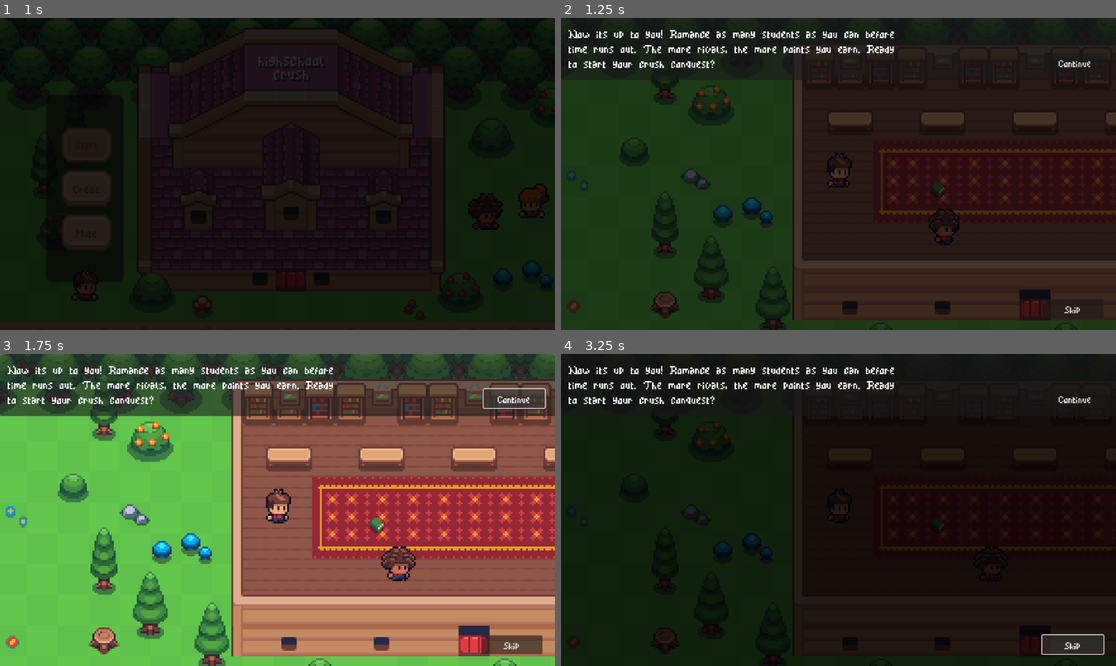
Above: before the commit, frames 1-4 (two rows, left to right).
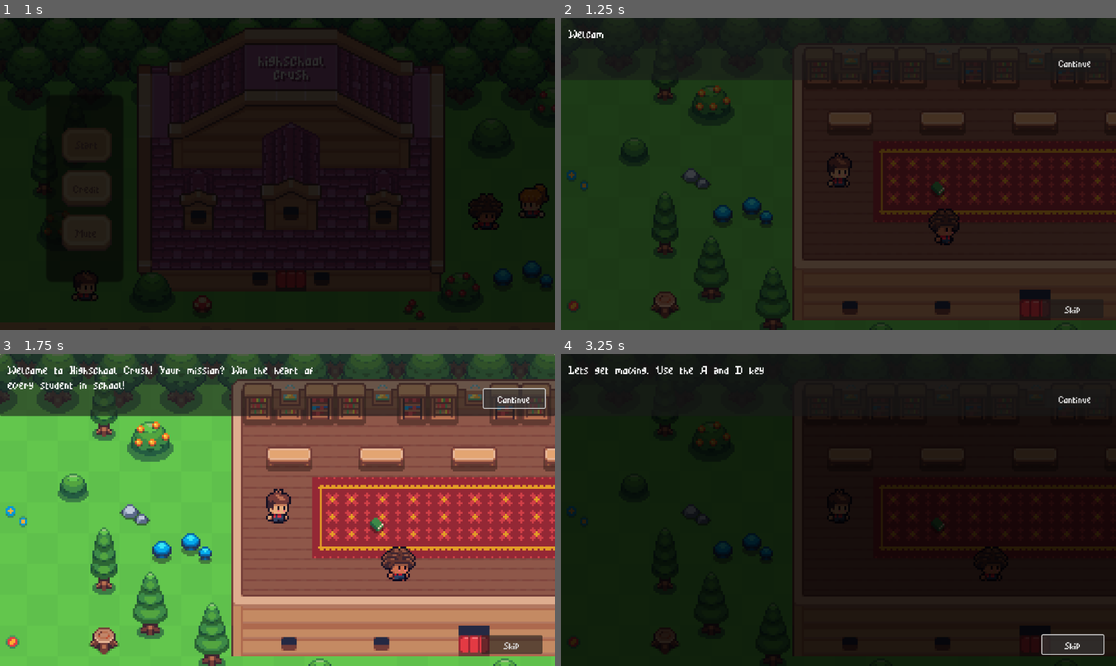
Above: after the commit, the same moments.

Repository: orgniani/highschoolcrush_clicker_2025
Game: Godot game, scene res://scenes/menu_scene.tscn
Two runs of this game, one before a commit and one after it. Both use one fixed random seed, a clock stepped at 60 frames per second and the inputs below.
Inputs:
- Up to frame 1 (1 s): click "Start" at 0.5 s
- Up to frame 2 (1.25 s): no input
- Up to frame 3 (1.75 s): click "Continue" at 1.25 s
- Up to frame 4 (3.25 s): click "Continue" at 2 s; click "Skip" at 2.75 s

Frame 1 is identical in both runs. In frame 2, 1.6% of the frame differs, in the area x 1-61%, y 3-17%; in frame 3, 1.8%; in frame 4, 1.8%.

Commit message:
fix tutorial bug

Diff:
--- a/objects/managers/game_manager.tscn
+++ b/objects/managers/game_manager.tscn
@@ -4,7 +4,7 @@
 
 [node name="GameManager" type="Node" node_paths=PackedStringArray("timer")]
 script = ExtResource("1_hn526")
-total_lovers = 45
+total_lovers = 50
 time_limit = 600.0
 timer = NodePath("Timer")
 metadata/_custom_type_script = "uid://dsk3j1p72jrer"
--- a/scripts/scenes/tutorial_scene.gd
+++ b/scripts/scenes/tutorial_scene.gd
@@ -34,7 +34,7 @@
 		for lover in lovers:
 			if not lover.has_method("get"):
 				continue
-			var id = lover.get("lover_id")
+			var id = lover.get("_lover_id")
 			if id == "" or not LoverStateTracker._lover_states.has(id):
 				all_ready = false
 				break
@@ -47,7 +47,7 @@
 func _register_lovers_by_id():
 	for lover in get_tree().get_nodes_in_group("lovers"):
 		if lover.has_method("get"):
-			var id = lover.get("lover_id")
+			var id = lover.get("_lover_id")
 			if id != "":
 				_lover_map[id] = lover
 
--- a/scripts/tutorial/tutorial_manager.gd
+++ b/scripts/tutorial/tutorial_manager.gd
@@ -17,6 +17,8 @@
 	_current_step = 0
 	LoverStateTracker.lock_all_lovers()
 	_process_current_step()
+
+	print("[TUTORIAL] START!")
 
 func _process_current_step():
 	_waiting_for_continue = false
